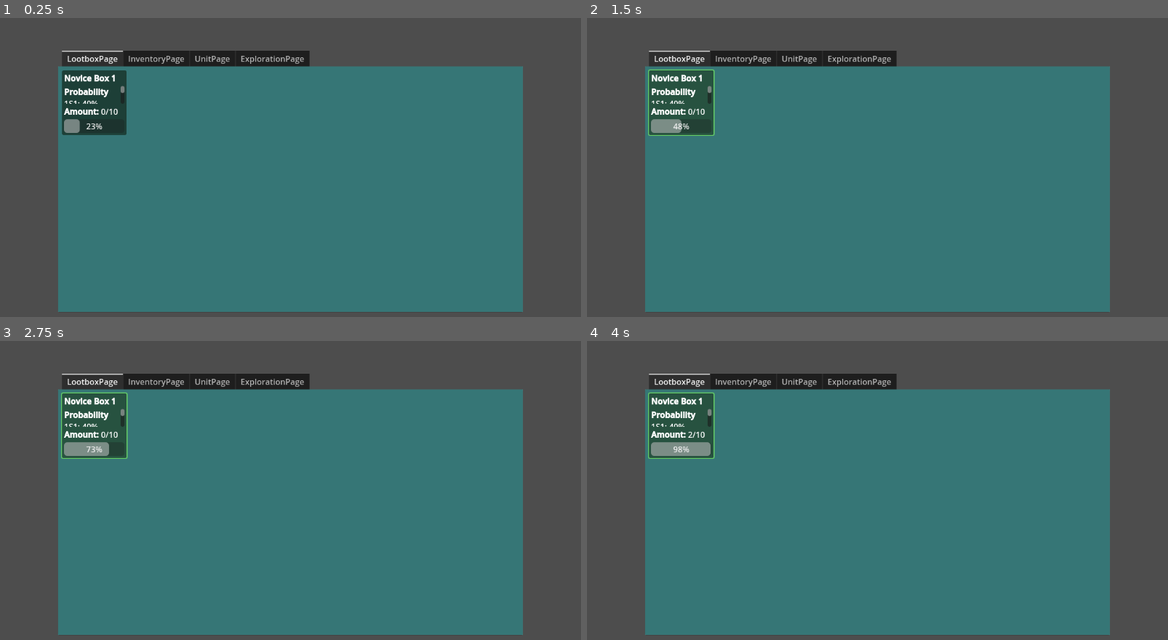
Above: before the commit, frames 1-4 (two rows, left to right).
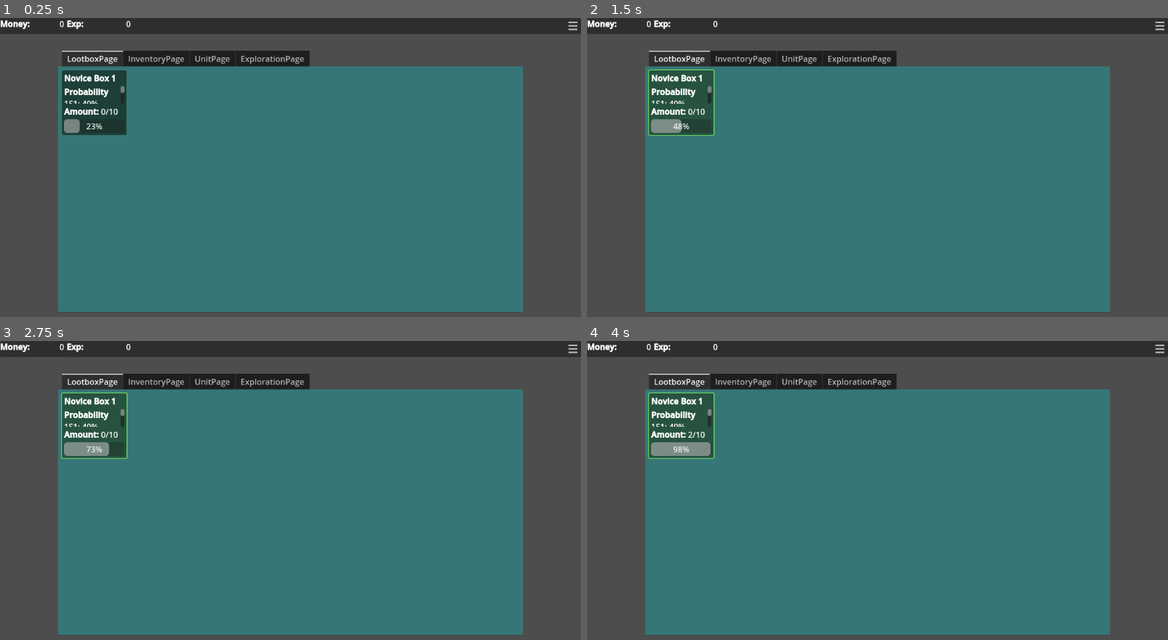
Above: after the commit, the same moments.

Repository: Wayl123/Inf-Army
Game: Godot game, scene res://scene/game_interface.tscn
Two runs of this game, one before a commit and one after it. Both use one fixed random seed, a clock stepped at 60 frames per second and the inputs below.
Inputs (mouse positions are in pixels of both pictures, inside the frame that each line leads up to):
- Up to frame 1 (0.25 s): no input
- Up to frame 2 (1.5 s): click (1162, 26) at 0.52 s; click (679, 101) at 1.25 s
- Up to frame 3 (2.75 s): click (92, 424) at 2 s
- Up to frame 4 (4 s): click (679, 424) at 2.75 s

The runs differ from the first frame. In frame 1, 5.3% of the frame differs, in the area x 0-100%, y 0-6%; in frame 2, 5.3%; in frame 3, 5.3%; in frame 4, 5.3%.

Commit message:
Add resource display on top menu bar, exploration now add resource when timer expire

Diff:
--- a/scene/exploration_area.tscn
+++ b/scene/exploration_area.tscn
@@ -40,20 +40,43 @@
 layout_mode = 2
 size_flags_horizontal = 0
 size_flags_vertical = 3
+text = "Start"
 
 [node name="LootStat" type="VBoxContainer" parent="AreaAttributeDisplay/Attribute"]
 custom_minimum_size = Vector2(256, 0)
 layout_mode = 2
 
-[node name="MoneyRate" type="RichTextLabel" parent="AreaAttributeDisplay/Attribute/LootStat"]
+[node name="MoneyBlock" type="HBoxContainer" parent="AreaAttributeDisplay/Attribute/LootStat"]
+layout_mode = 2
+size_flags_vertical = 3
+
+[node name="MoneyText" type="RichTextLabel" parent="AreaAttributeDisplay/Attribute/LootStat/MoneyBlock"]
+layout_mode = 2
+size_flags_horizontal = 3
+bbcode_enabled = true
+text = "[b]MoneyRate:[/b]"
+
+[node name="MoneyRate" type="RichTextLabel" parent="AreaAttributeDisplay/Attribute/LootStat/MoneyBlock"]
 unique_name_in_owner = true
 layout_mode = 2
+size_flags_horizontal = 3
 size_flags_vertical = 3
 bbcode_enabled = true
 
-[node name="ExpRate" type="RichTextLabel" parent="AreaAttributeDisplay/Attribute/LootStat"]
+[node name="ExpBlock" type="HBoxContainer" parent="AreaAttributeDisplay/Attribute/LootStat"]
+layout_mode = 2
+size_flags_vertical = 3
+
+[node name="ExpText" type="RichTextLabel" parent="AreaAttributeDisplay/Attribute/LootStat/ExpBlock"]
+layout_mode = 2
+size_flags_horizontal = 3
+bbcode_enabled = true
+text = "[b]ExpRate:[/b]"
+
+[node name="ExpRate" type="RichTextLabel" parent="AreaAttributeDisplay/Attribute/LootStat/ExpBlock"]
 unique_name_in_owner = true
 layout_mode = 2
+size_flags_horizontal = 3
 size_flags_vertical = 3
 bbcode_enabled = true
 
@@ -77,6 +100,7 @@
 unique_name_in_owner = true
 layout_mode = 2
 theme_override_font_sizes/font_size = 12
+max_value = 1.0
 
 [node name="PayoutTimer" type="Timer" parent="AreaAttributeDisplay/PayoutProgress"]
 unique_name_in_owner = true
--- a/scene/game_interface.tscn
+++ b/scene/game_interface.tscn
@@ -1,8 +1,13 @@
-[gd_scene load_steps=2 format=3 uid="uid://ejrk28nrv7b"]
+[gd_scene load_steps=4 format=3 uid="uid://ejrk28nrv7b"]
 
 [ext_resource type="Script" path="res://script/GameInterface.gd" id="1_barvh"]
+[ext_resource type="PackedScene" uid="uid://da8ep3g0d23y8" path="res://scene/player_ui.tscn" id="2_1bpam"]
+[ext_resource type="Script" path="res://script/GameSetting.gd" id="2_t7boj"]
 
 [node name="GameInterface" type="Node2D" groups=["GlobalData"]]
 script = ExtResource("1_barvh")
 
 [node name="CanvasLayer" type="CanvasLayer" parent="."]
+script = ExtResource("2_t7boj")
+
+[node name="PlayerUI" parent="CanvasLayer" instance=ExtResource("2_1bpam")]
--- /dev/null
+++ b/scene/player_ui.tscn
@@ -0,0 +1,55 @@
+[gd_scene load_steps=4 format=3 uid="uid://da8ep3g0d23y8"]
+
+[ext_resource type="Script" path="res://script/TopMenuBar.gd" id="1_3q5ya"]
+[ext_resource type="Texture2D" uid="uid://dibq161gqc1ho" path="res://image/ui/menu.png" id="2_bf0uw"]
+[ext_resource type="Script" path="res://script/Resource.gd" id="2_hh6c6"]
+
+[node name="PlayerUI" type="Node2D"]
+
+[node name="TopMenuBar" type="PanelContainer" parent="."]
+offset_right = 1152.0
+offset_bottom = 32.0
+script = ExtResource("1_3q5ya")
+
+[node name="Resource" type="HBoxContainer" parent="TopMenuBar" groups=["Resource"]]
+layout_mode = 2
+script = ExtResource("2_hh6c6")
+
+[node name="MoneyBlock" type="HBoxContainer" parent="TopMenuBar/Resource"]
+custom_minimum_size = Vector2(128, 0)
+layout_mode = 2
+
+[node name="MoneyText" type="RichTextLabel" parent="TopMenuBar/Resource/MoneyBlock"]
+layout_mode = 2
+size_flags_horizontal = 3
+bbcode_enabled = true
+text = "[b]Money:[/b]"
+
+[node name="Money" type="RichTextLabel" parent="TopMenuBar/Resource/MoneyBlock"]
+unique_name_in_owner = true
+layout_mode = 2
+size_flags_horizontal = 3
+bbcode_enabled = true
+
+[node name="ExpBlock" type="HBoxContainer" parent="TopMenuBar/Resource"]
+custom_minimum_size = Vector2(128, 0)
+layout_mode = 2
+
+[node name="ExpText" type="RichTextLabel" parent="TopMenuBar/Resource/ExpBlock"]
+layout_mode = 2
+size_flags_horizontal = 3
+bbcode_enabled = true
+text = "[b]Exp:[/b]"
+
+[node name="Exp" type="RichTextLabel" parent="TopMenuBar/Resource/ExpBlock"]
+unique_name_in_owner = true
+layout_mode = 2
+size_flags_horizontal = 3
+bbcode_enabled = true
+
+[node name="Menu" type="MenuButton" parent="TopMenuBar"]
+custom_minimum_size = Vector2(32, 32)
+layout_mode = 2
+size_flags_horizontal = 8
+icon = ExtResource("2_bf0uw")
+expand_icon = true
--- a/script/ExplorationArea.gd
+++ b/script/ExplorationArea.gd
@@ -1,4 +1,6 @@
 extends PanelContainer
+
+@onready var resource = get_tree().get_first_node_in_group("Resource")
 
 @onready var areaName = %AreaName
 @onready var activeToggle = %ActiveToggle
@@ -9,15 +11,19 @@
 @onready var payoutProgress = %PayoutProgress
 @onready var payoutTimer = %PayoutTimer
 
+var exploring = false
 var data = {}
 var explorationPower = 0
 var claimAmount = [0, 0]
 
 func _ready() -> void:
+	activeToggle.connect("pressed", Callable(self, "_start_exploring"))
 	payoutTimer.connect("timeout", Callable(self, "_update_resource"))
-	activeToggle.connect("pressed", Callable(self, "_start_exploring"))
 
 	_set_display()
+
+func _process(delta : float) -> void:
+	payoutProgress.value = 0 if payoutTimer.is_stopped() else abs((payoutTimer.time_left / payoutTimer.wait_time) - 1.0)
 
 func _set_display() -> void:
 	areaName.text = str("[b]", data["Name"], "[/b]")
@@ -34,3 +40,18 @@
 
 	moneyRate.text = str("[right]", claimAmount[0] / float(data["ExploreTimer"]), "/sec[/right]")
 	expRate.text = str("[right]", claimAmount[1] / float(data["ExploreTimer"]), "/sec[/right]")
+
+func _start_exploring() -> void:
+	if not exploring:
+		activeToggle.text = "Stop"
+		payoutTimer.start()
+	else:
+		activeToggle.text = "Start"
+		payoutTimer.stop()
+
+	exploring = not exploring
+
+func _update_resource() -> void:
+	resource.update_money(claimAmount[0])
+	resource.update_exp(claimAmount[1])
+	explorationProgress.value += claimAmount[1]
--- a/script/GameInterface.gd
+++ b/script/GameInterface.gd
@@ -1,6 +1,5 @@
 extends Node2D
 
-#var LOOTBOXPAGE = preload("res://scene/lootbox_page.tscn")
 var PAGETAB = preload("res://scene/page_tab.tscn")
 
 var lootboxGenListPath = "res://script/LootboxGeneratorTemplate.json"
--- /dev/null
+++ b/script/GameSetting.gd
@@ -0,0 +1,4 @@
+extends CanvasLayer
+
+func _ready() -> void:
+	DisplayServer.window_set_min_size(Vector2(768, 512))
--- /dev/null
+++ b/script/Resource.gd
@@ -0,0 +1,30 @@
+extends HBoxContainer
+
+@onready var playerMoney = %Money
+@onready var playerExp = %Exp
+
+var money = 0
+var exp = 0
+
+func _ready():
+	_set_display()
+
+func _set_display() -> void:
+	playerMoney.text = str("[right]", money, "[/right]")
+	playerExp.text = str("[right]", exp, "[/right]")
+
+func update_money(pMoneyDelta : int) -> bool:
+	if money >= -pMoneyDelta:
+		money += pMoneyDelta
+		_set_display()
+		return true
+	else:
+		return false
+
+func update_exp(pExpDelta : int) -> bool:
+	if exp >= -pExpDelta:
+		exp += pExpDelta
+		_set_display()
+		return true
+	else:
+		return false
--- /dev/null
+++ b/script/TopMenuBar.gd
@@ -0,0 +1,14 @@
+extends PanelContainer
+
+func _ready() -> void:
+	get_tree().root.connect("size_changed", Callable(self, "_on_viewport_size_changed"))
+
+	_update_size()
+
+func _on_viewport_size_changed() -> void:
+	_update_size()
+
+func _update_size() -> void:
+	var viewportSize = get_viewport().size
+	size = Vector2(viewportSize.x, 32)
+	position = Vector2.ZERO
Binary file added: image/ui/menu.png
Not shown, added: image/ui/menu.png.import
